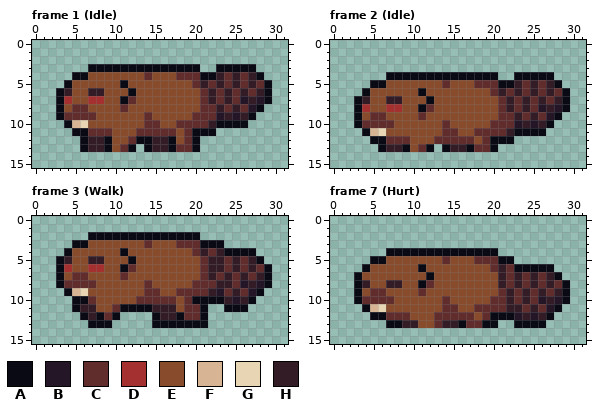
One commit to this pixel-art file: Assets/Sprites/Aseprite/beaver.aseprite. The first picture shows the starting point.
32x16 pixels, 7 frames. Shown: frame 1 (Idle), frame 2 (Idle), frame 3 (Walk), frame 7 (Hurt). The commit also changed other frames, which this record leaves out.
Palette (. is transparent): A #090a14  B #241527  C #602c2c  D #a53030  E #884b2b  F #d7b594  G #e7d5b3  H #341c27
Pixels before, frame 1 (Idle), first column x 3:
 3 ....AAAAAAAAAAAAAA..AAAAA..
 4 ..AAEEEEEEECEEECCCAAHCHCHA.
 5 .AEEEEEEAEEEEEEEECHCHCHCHCA
 6 AHEEHHEEEAEEEEEEEECHCHCHCHA
 7 ADEEDDEEACEEEEEEEECHCHCBHBA
 8 AECCEEEECEEEEEEEEECCHCHCBA.
 9 ACCCCEEEEEECEEEEECCCBHBHA..
10 .AFGEEEEEEECCEECCCCHAAAA...
11 ..AACCCEEECCCCCECAAA.......
12 ...AHHAEECAAHHAECA.........
13 ...AHHAECA.AHHACCA.........
Pixels before, frame 2 (Idle), first column x 3:
 4 ....AAAAAAAAAAAAAA..AAAAA..
 5 ..AAEEEEEEECEEECCCAAHCHCHA.
 6 .AEEEEEEAEEEEEEEECHCHCHCHCA
 7 AHEEHHEEEAEEEEEEEECHCHCHCHA
 8 ADEEDDEEACEEEEEEEECHCHCBHBA
 9 AECCEEEECEEEEEEEEECCHCHCBA.
10 ACCCCEEEEEECEEEEECCCBHBHA..
11 .AFGEEEEEEECCEECCCCHAAAA...
12 ..AACCCEEECCCCCECAAA.......
13 ...AHHAECA.AHHACCA.........
Pixels before, frame 3 (Walk), first column x 3:
 2 ....AAAAAAAAAAAAAA.........
 3 ..AAEEEEEEECEEECCCAAA......
 4 .AEEEEEEAEEEEEEEECHCHAAAA..
 5 AHEEHHEEEAEEEEEEEECHHCHCHA.
 6 ADEEDDEEACEEEEEEEECHHCHCHCA
 7 AECCEEEECEEEEEEEEECHCHCHCHA
 8 ACCCCEEEEEECEEEEECCCHHCBHBA
 9 .AFGEEEEEEECCEECCCCHBCHCBA.
10 ..AACEEEEECCCCCECAAAAHBHA..
11 ..AHHEECAAAAHHHECCA..AAA...
12 ...AHACA....AHHACCA........
13 ....AAA.....AAAAAAA........
Pixels before, frame 7 (Hurt), first column x 3:
 4 ....AAAAAAAAAAAAAA.........
 5 ..AAEEEEEEECEEECCCAA.......
 6 .AEEEEEEAEEEEEEEECHCAAAAA..
 7 AEEEEEEEEAEEEEEEEEHCHCHCHA.
 8 AHEEHHEEACEEEEEEEEHCHCHCHCA
 9 AECCEEEECEEEEEEEEECHCHCHCHA
10 ACCCCEEEEEECEEEEECCHCHCBHBA
11 .AFGEEEEEEECCEECCCCHHCHCBA.
12 ..AACCCEEECCCCCECAAABHBHA..
13 ....AAHHEECHHACCAA..AAAA...
Now the later version:
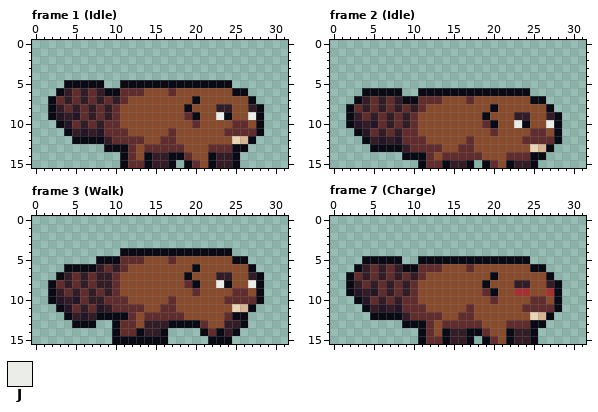
Colours new in this view: J #ebede9
Changes in this commit:
Changed rows in their new state; - is an unchanged pixel.
Frame 1 (Idle):
first column x 2:
 3 -----..............--.....--
 4 ---........................-
 5 ---AAAA..-AAAAAAAAAAAAA.....
 6 ---CHC-AACCC---C---EEEEAA...
 7 ACHCHCHCHCE-------AEEEEEEA..
 8 AHCH-HCHCE-------A-EE-HEEH--
 9 ABHB-HCHC---E----CAEEJAEEJA-
10 -ABCHCHCC---EE--EE-EEEECCEA-
11 --AHBHB-CC-EEEE--EEEEECCCCA-
12 ---A-AAHCC-CEECC-EEEEEEGFA--
13 ----...-AACECCCC-EEECCCAA---
14 ---------ACEAHHAACEEAHHA----
15 ---------ACCAHHA-ACEAHHA----
Frame 2 (Idle):
first column x 2:
 4 -----..............--.....--
 5 ---........................-
 6 ---AAAA..-AAAAAAAAAAAAA.....
 7 ---CHC-AACCC---C---EEEEAA...
 8 ACHCHCHCHCE-------AEEEEEEA..
 9 AHCH-HCHCE-------A-EE-HEEH--
10 ABHB-HCHC---E----CAEEJAEEJA-
11 -ABCHCHCC---EE--EE-EEEECCEA-
12 --AHBHB-CC-EEEE--EEEEECCCCA-
13 ---A-AAHC-CCEECCEEEEEEEGFA--
14 -------AAACECCCCCEEECCCAA---
15 ---------ACCAHHA-ACEAHHA----
Frame 3 (Walk):
first column x 2:
 2 -----..............---------
 3 ---...................------
 4 --.......-AAAAAAAAAAAA-...--
 5 -.....AAACCC---C---EEEEAA..-
 6 -.AAAAHCHCE-------AEEEEEEA..
 7 --H-HCHHCE-------A-EEH-EEHA.
 8 ACH-H-HHC---E----CAEEJAEEJA.
 9 AHCHCHCHC---EE--EE-EEEEC-E--
10 ABHBCHHCCC-EEEE--EEEEECCCCA-
11 -ABC-CBH-CCCEECC-EEEEEEGFA--
12 --AHB--A-ACECCCCCEEEEECAA---
13 ---AA-..ACCEHHH----CEEHHA---
14 --------ACCAHHA----ACAHA----
15 --------AAAAAAA-----AAA-----
Frame 7 (Charge):
first column x 2:
 4 -----..............---------
 5 --A--AA..AAAAAAAAAA--AA-----
 6 -AHCHCHAACCC---C--EEEEE--.--
 7 ACHCHCHCHCE-------AEEEEEEA.-
 8 AHCHC-CHCEE------A-EE-HEE-A.
 9 ABHB-HCHCE-------CAEEDDEEDA.
10 --B-H-HCC---E------EEEE-CEA.
11 ---HBHBCCC--EE-CEEEEEE-C-C--
12 -----AAHCCC-EE---EEEEEEGF---
13 -----..AAACECCC--EEECCC-----
14 ---------ACEAHHAACEEAHHA----
15 ---------ACCAHHA-ACEAHHA----
Pixel boxes of the changes (left, top, right, bottom) in both pictures:
changed: (48, 64, 272, 168)
changed: (346, 72, 570, 168)
changed: (48, 232, 272, 344)
changed: (346, 248, 570, 344)
